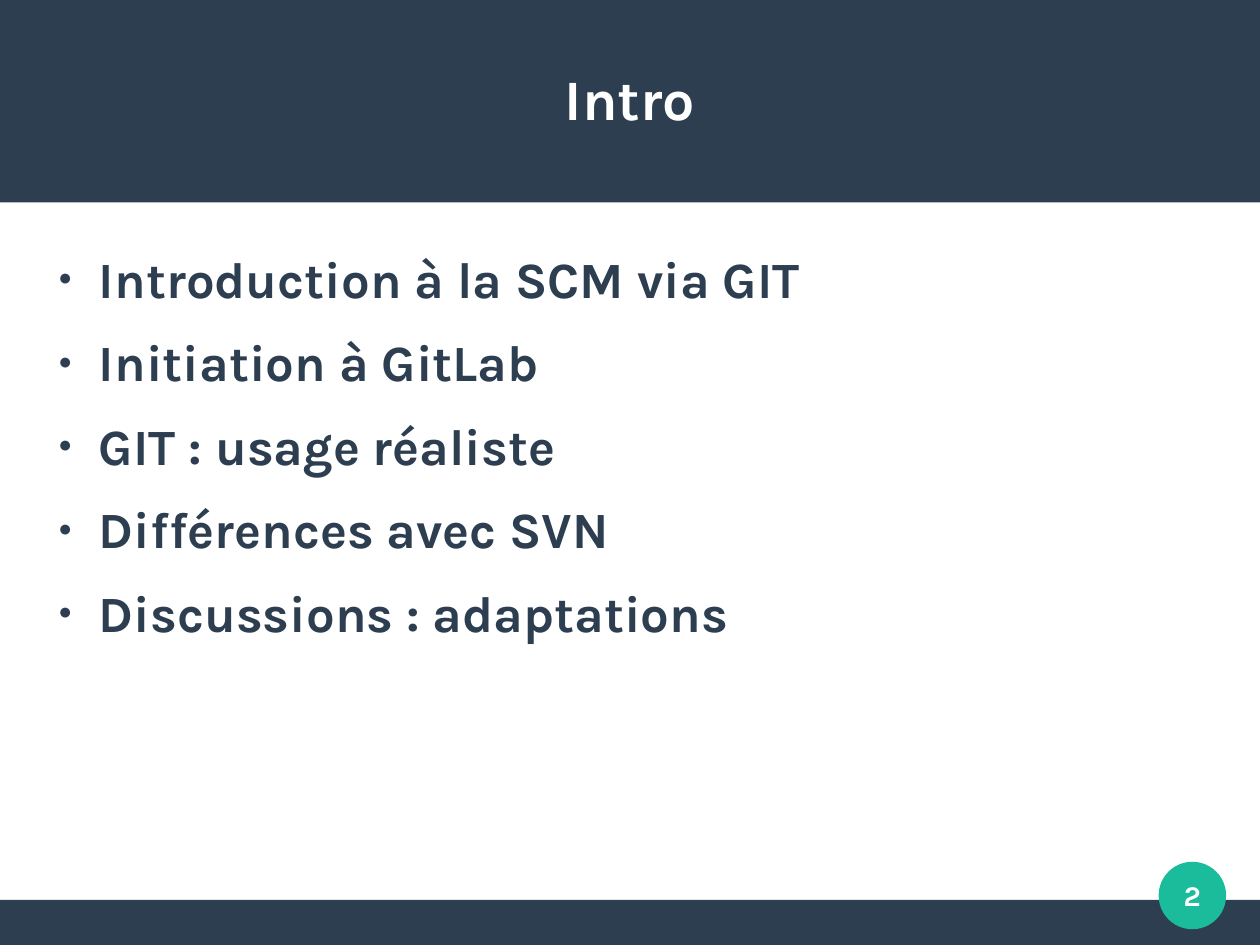
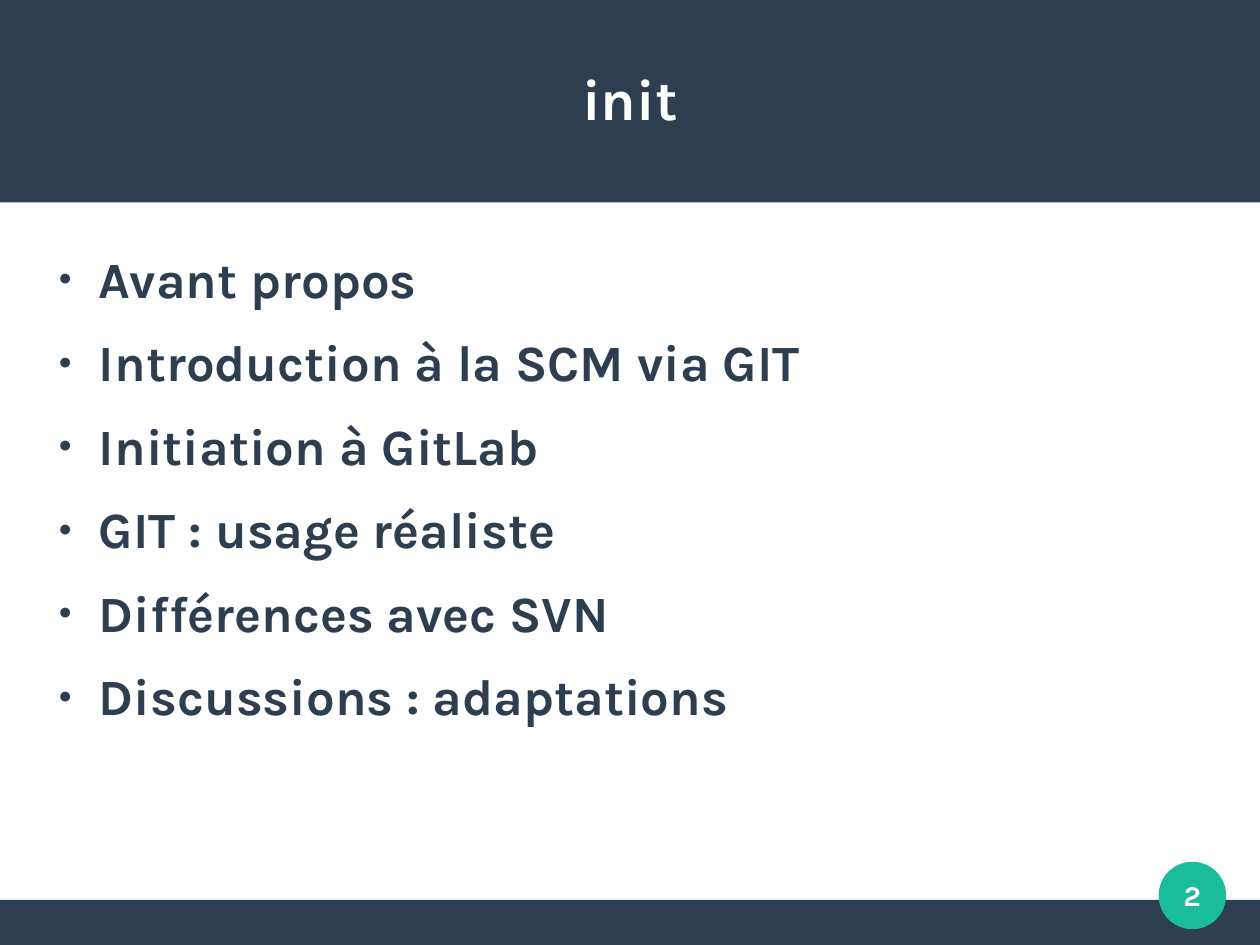
Before and after one commit to FAbOnGitHub/IntroductionGitLab, a slide deck: slide 2 of 20181008_initiation_GitLab_FM.odp. Drawn at 1260x945 pixels with LibreOffice and Linux fonts; fonts in the diff are those of the drawing; background and template pictures are left out. Boxes give left, top, right and bottom in pixels: in the first picture for what was removed or moved away, otherwise in the second. Text is boxed around its words. In the diff, an @@ line names an element or a change of style, - is before the commit and + after.

```diff
--- a/20181008_initiation_GitLab_FM.odp
+++ b/20181008_initiation_GitLab_FM.odp
@@ title at <box>582,79,678,121</box>: text changed @@
-Intro
+init
@@ text at <box>99,265,416,310</box>: paragraph added @@
+● Avant propos
```
Also in this commit, not shown: 2 other slides changed, 6 slides added.
